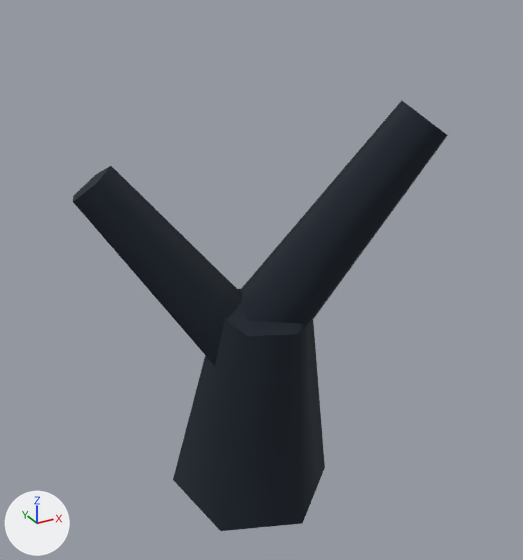
The glTF model public/assets/models/environment/graveyard/dead_tree_twisted.glb as it was, and as the next commit left it.
Both versions are drawn from a 50 mm lens placed at (-1.95, -3.61, 3.35), pointed at (0.04, 0.02, 1.54). The axes (+X, +Y, +Z) are drawn at lower left. The lights are the same throughout. The older version comes first. Where no turn or scale is listed for an object, it has been applied to the vertices. Vertices at exactly the same position are counted once.
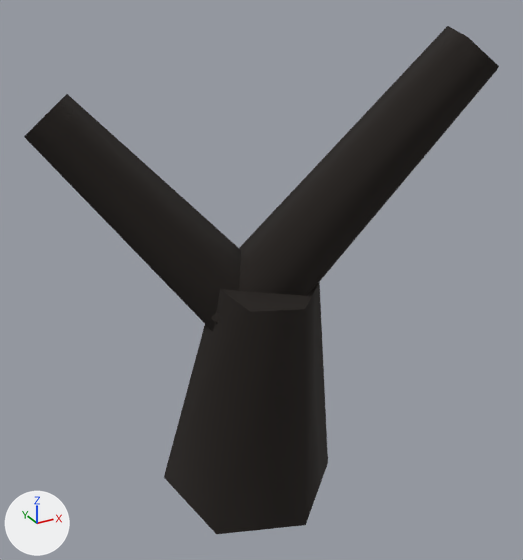
Where the newer file only moved an object's origin or applied its transform, the numbers keep the older frame.

Where the change shows, as pixel boxes [x1, y1, x2, y2] in the pictures (523 x 560 px):
'Mesh_0', reshaped, moved, turned
    before: [173, 289, 325, 531]
    after: [164, 282, 328, 534]
'Mesh_1', mesh rescaled, moved, turned
    before: [240, 101, 448, 328]
    after: [212, 26, 499, 323]
'Mesh_2', reshaped (29% wider, 19% taller)
    before: [73, 166, 242, 366]
    after: [24, 94, 242, 332]

What the commit changed:
me_mesh_0 is used by ob_mesh_0; parent ob_node_0; location (0.0, 0.0, 0.7); rotation (0.147, -0.0297, 0.198), in degrees (8.4, -1.7, 11).
me_mesh_0 had 16 vertices, 24 faces and spanned x -0.476..0.476, y -0.55..0.55, z -0.7..0.7.
me_mesh_0 now has 16 vertices, 24 faces and spans x -0.52..0.52, y -0.6..0.6, z -0.8..0.8.
me_mesh_0 part 1: 16 of 16 vertices moved; they spanned x -0.476..0.476, y -0.55..0.55, z -0.7..0.7 and now span x -0.52..0.52, y -0.6..0.6, z -0.8..0.8; mean shift (0.0, -0.004, 0.0).
me_mesh_1 is used by ob_mesh_1; parent ob_node_0; location (0.4, -0.2, 1.8); rotation (0.348, 0.523, 0.179), in degrees (20, 30, 10).
me_mesh_1 had 14 vertices, 20 faces and spanned x -0.27..0.27, y -0.28..0.23, z -0.9..0.9.
me_mesh_1 now has 14 vertices, 20 faces and spans x -0.29..0.29, y -0.3..0.24, z -1.05..1.05.
me_mesh_1 part 2: the whole mesh is scaled about its middle by (1.08, 1.08, 1.17).
me_mesh_2 is used by ob_mesh_2; location (-0.45, 0.2, 1.6).
me_mesh_2 had 14 vertices, 20 faces and spanned x -0.549..0.62, y -0.422..0.322, z -0.73..0.688.
me_mesh_2 now has 14 vertices, 20 faces and spans x -0.751..0.687, y -0.469..0.444, z -0.544..1.089.
me_mesh_2 part 3: 14 of 14 vertices moved; they spanned x -0.549..0.62, y -0.422..0.322, z -0.73..0.688 and now span x -0.751..0.687, y -0.469..0.444, z -0.544..1.089; mean shift (-0.07, 0.037, 0.303).
Object 'Mesh_0' (ob_mesh_0) moves from (0.0, 0.0, 0.7) to (0.0, 0.0, 0.8).
Object 'Mesh_0' (ob_mesh_0) turns from (8.4, -1.7, 11) to (10, -2.2, 12) degrees about x, y and z.
Object 'Mesh_1' (ob_mesh_1) moves from (0.4, -0.2, 1.8) to (0.48, -0.24, 2.1).
Object 'Mesh_1' (ob_mesh_1) turns from (20, 30, 10) to (24, 32, 13) degrees about x, y and z.
